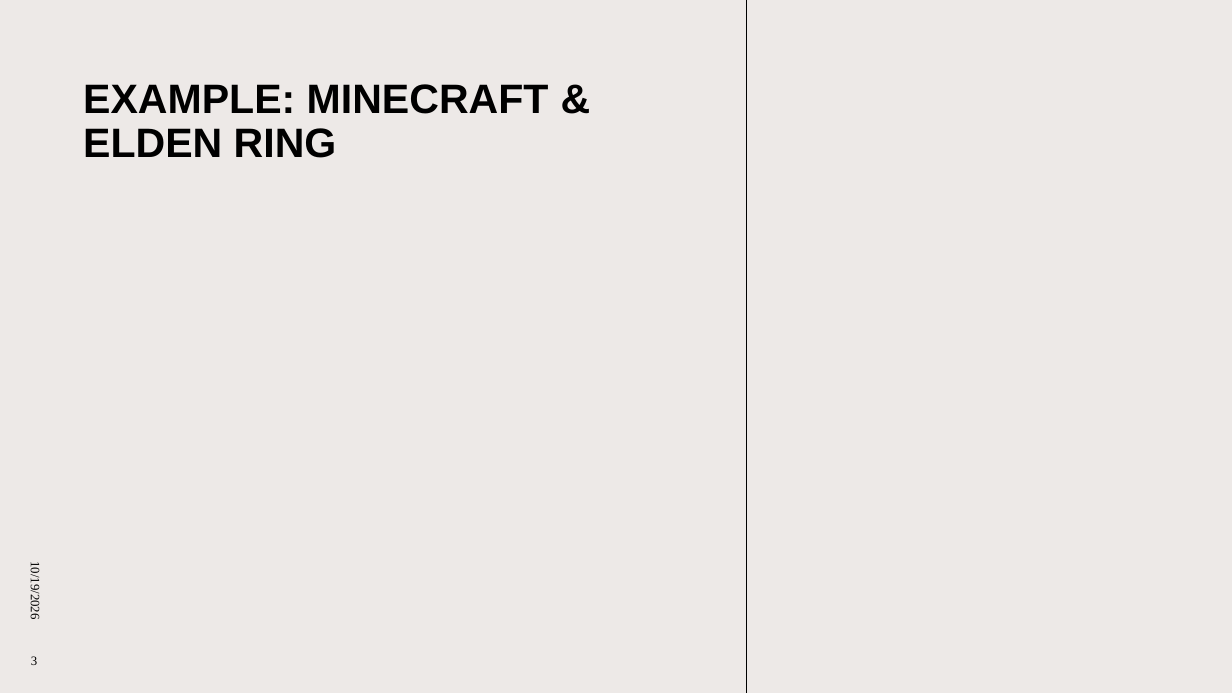
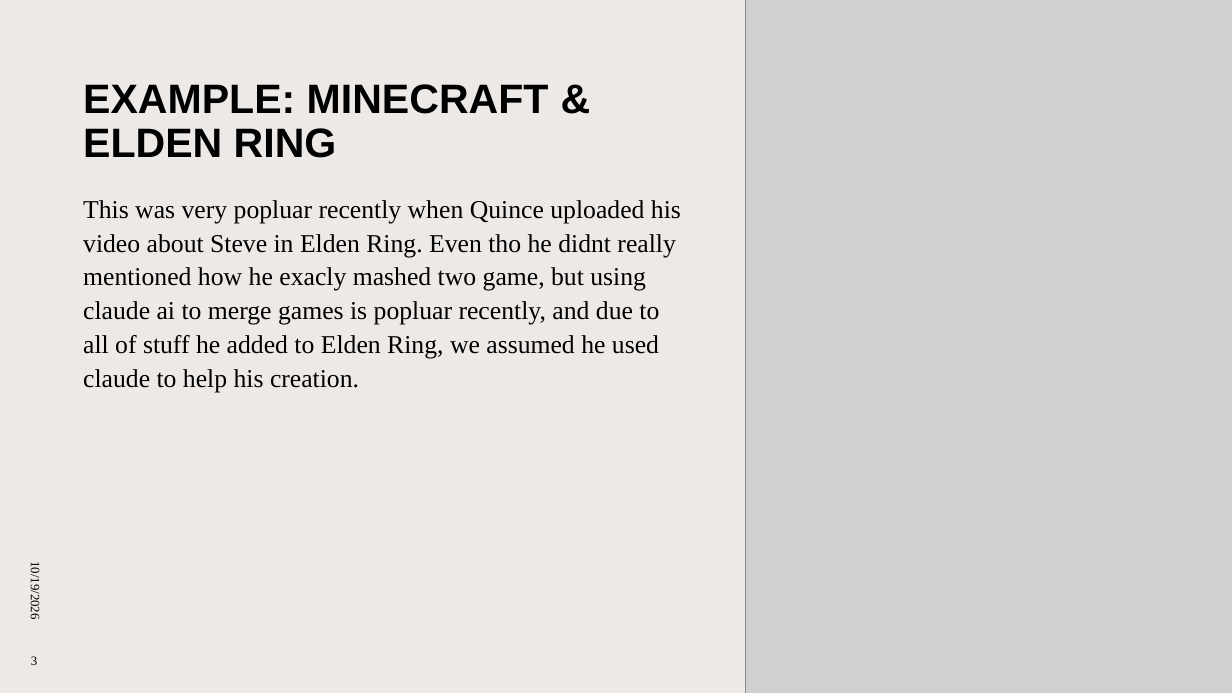
Before and after one commit to bboyko1/CEP-Project-1, a slide deck: slide 3 of CEP Project1.pptx. Drawn at 1232x693 pixels with LibreOffice and Linux fonts; fonts in the diff are those of the drawing; grey boxes stand for pictures; background and template pictures are left out. Boxes give left, top, right and bottom in pixels: in the first picture for what was removed or moved away, otherwise in the second. Text is boxed around its words. In the diff, an @@ line names an element or a change of style, - is before the commit and + after.

```diff
--- a/CEP Project1.pptx
+++ b/CEP Project1.pptx
@@ picture added at (746, 0, 1232, 693) @@
@@ text added at (83, 200, 681, 393), 20 pt, text #000000 @@
+This was very popluar recently when Quince uploaded his video about Steve in Elden Ring. Even tho he didnt really mentioned how he exacly mashed two game, but using claude ai to merge games is popluar recently, and due to all of stuff he added to Elden Ring, we assumed he used claude to help his creation.
```
